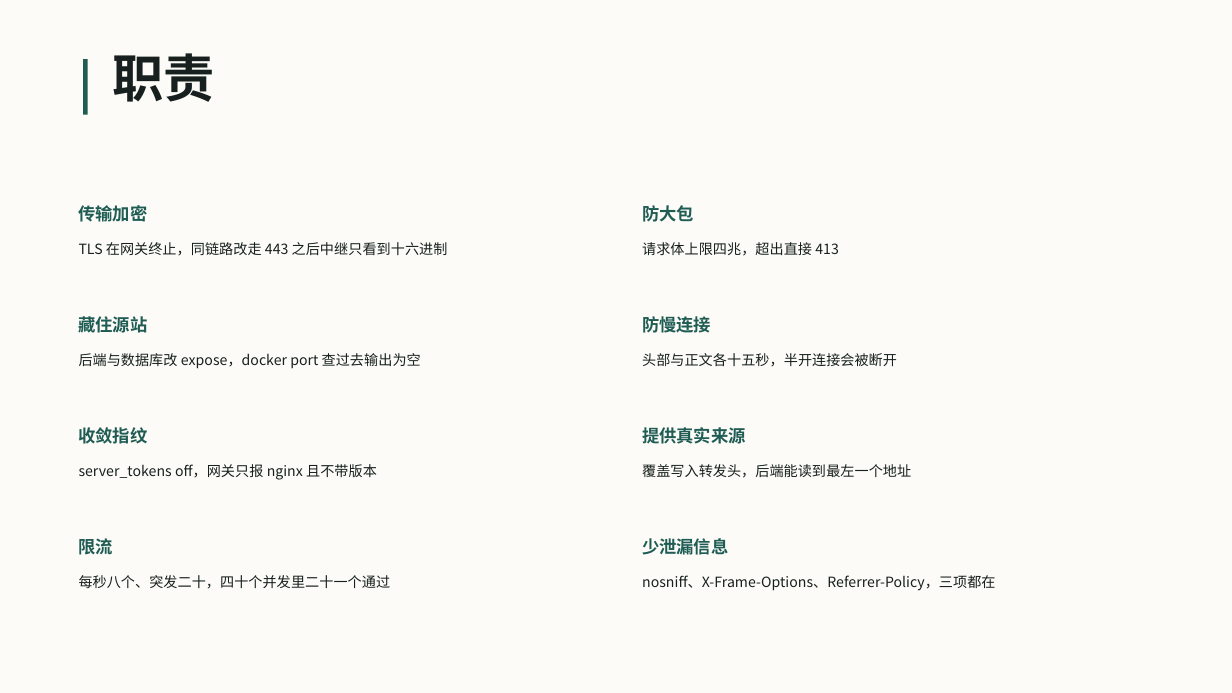
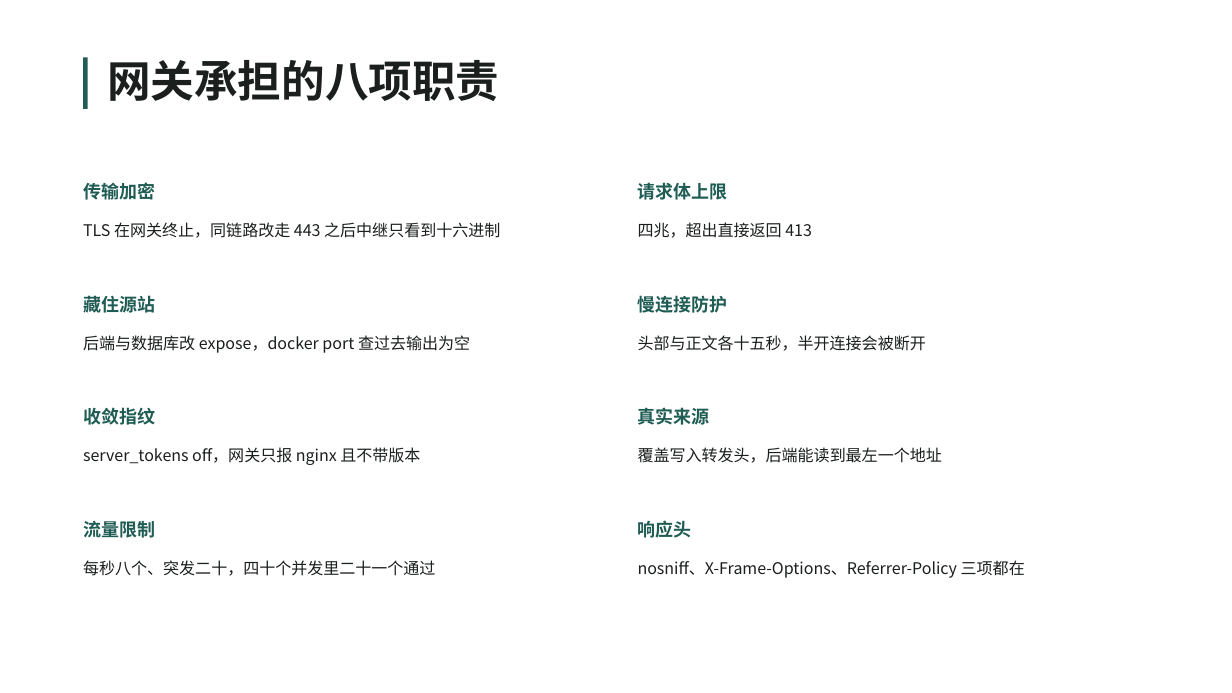
Before and after one commit to VesselPaper/symbiont, a slide deck: slide 18 of share/技术分享-应用代理与负载均衡.pptx (slide 8 before the commit). Drawn at 1232x693 pixels with LibreOffice and Linux fonts; fonts in the diff are those of the drawing; background and template pictures are left out. Boxes give left, top, right and bottom in pixels: in the first picture for what was removed or moved away, otherwise in the second. Text is boxed around its words. In the diff, an @@ line names an element or a change of style, - is before the commit and + after.

Commit message:
docs(share): PPT 改成分章节的五个部分，换纸纹背景，修掉文字重叠
结构 01 原理 / 02 代码 / 03 演示 / 04 项目应用 / 05 总结，共 23 页。
- 纸纹底纹用噪声加边缘压暗生成，白底不再发死
- 标题写清这页讲什么，长短错开；去掉'坑'这类单字
- 末页重写：讲技术本身四条结论，不再讨论项目要不要用负载均衡
- 修两处 Inches 与浮点相加导致的行重叠（七步页、实测页、总结页）
- 正文字号统一提到 12.5 到 13.5

```diff
--- a/share/技术分享-应用代理与负载均衡.pptx
+++ b/share/技术分享-应用代理与负载均衡.pptx
@@ rectangle removed at (0, 0, 1232, 693) @@
@@ rectangle: place and size @@
-rectangle at (83, 59, 88, 115)
+rectangle at (83, 57, 88, 109)
@@ text at (107, 60, 499, 101): text changed; size 40 to 34 pt; text colour #17201E to #1B1F1D @@
-职责
+网关承担的八项职责
@@ size 13.5 to 14 pt; line spacing 1.35 to 1.4 in 3 elements at (83, 407, 155, 425), (83, 295, 155, 313), (83, 182, 155, 200) @@
@@ text "传输加密": place and size @@
-text "传输加密" at (79, 205, 148, 222)
+text "传输加密" at (83, 182, 155, 200)
@@ text added at (638, 182, 728, 200), 14 pt, text #1F5C54, bold @@
+请求体上限
@@ text removed at (642, 205, 694, 222) @@
-防大包
@@ text "TLS 在网关终止，同链路改走 443 之后中继只看到十六进制": place and size @@
-text "TLS 在网关终止，同链路改走 443 之后中继只看到十六进制" at (79, 242, 448, 256)
+text "TLS 在网关终止，同链路改走 443 之后中继只看到十六进制" at (83, 222, 500, 238)
@@ text at (638, 222, 812, 238): text changed; size 11 to 12.5 pt; text colour #17201E to #1B1F1D @@
-请求体上限四兆，超出直接 413
+四兆，超出直接返回 413
@@ text "藏住源站": place and size @@
-text "藏住源站" at (79, 316, 148, 333)
+text "藏住源站" at (83, 295, 155, 313)
@@ text at (638, 295, 728, 313): text changed; size 13.5 to 14 pt @@
-防慢连接
+慢连接防护
@@ text "后端与数据库改 expose，docker port 查过去输出为空": place and size @@
-text "后端与数据库改 expose，docker port 查过去输出为空" at (79, 353, 421, 369)
+text "后端与数据库改 expose，docker port 查过去输出为空" at (83, 335, 470, 353)
@@ size 11 to 12.5 pt, text colour #17201E to #1B1F1D; line spacing 1.45 to 1.5 in 6 elements at (83, 560, 435, 576), (83, 447, 420, 465), (83, 335, 470, 353), (83, 222, 500, 238), (638, 447, 942, 463), (638, 335, 926, 351) @@
@@ text "头部与正文各十五秒，半开连接会被断开": place and size @@
-text "头部与正文各十五秒，半开连接会被断开" at (642, 353, 897, 367)
+text "头部与正文各十五秒，半开连接会被断开" at (638, 335, 926, 351)
@@ text "收敛指纹": place and size @@
-text "收敛指纹" at (79, 427, 148, 444)
+text "收敛指纹" at (83, 407, 155, 425)
@@ text at (638, 407, 710, 425): text changed; size 13.5 to 14 pt @@
-提供真实来源
+真实来源
@@ text "server_tokens off，网关只报 nginx 且不带版本": place and size @@
-text "server_tokens off，网关只报 nginx 且不带版本" at (79, 464, 377, 480)
+text "server_tokens off，网关只报 nginx 且不带版本" at (83, 447, 420, 465)
@@ text "覆盖写入转发头，后端能读到最左一个地址": place and size @@
-text "覆盖写入转发头，后端能读到最左一个地址" at (642, 464, 911, 478)
+text "覆盖写入转发头，后端能读到最左一个地址" at (638, 447, 942, 463)
@@ text at (83, 521, 155, 538): text changed; size 13.5 to 14 pt @@
-限流
+流量限制
@@ text added at (638, 520, 692, 538), 14 pt, text #1F5C54, bold @@
+响应头
@@ text removed at (642, 538, 728, 555) @@
-少泄漏信息
@@ text "每秒八个、突发二十，四十个并发里二十一个通过": place and size @@
-text "每秒八个、突发二十，四十个并发里二十一个通过" at (79, 575, 391, 589)
+text "每秒八个、突发二十，四十个并发里二十一个通过" at (83, 560, 435, 576)
@@ text at (638, 560, 1025, 578): text changed; size 11 to 12.5 pt; text colour #17201E to #1B1F1D @@
-nosniff、X-Frame-Options、Referrer-Policy，三项都在
+nosniff、X-Frame-Options、Referrer-Policy 三项都在
```
Also in this commit, not shown: 12 other slides changed, 10 slides added, 7 slides removed, 4 other files.
